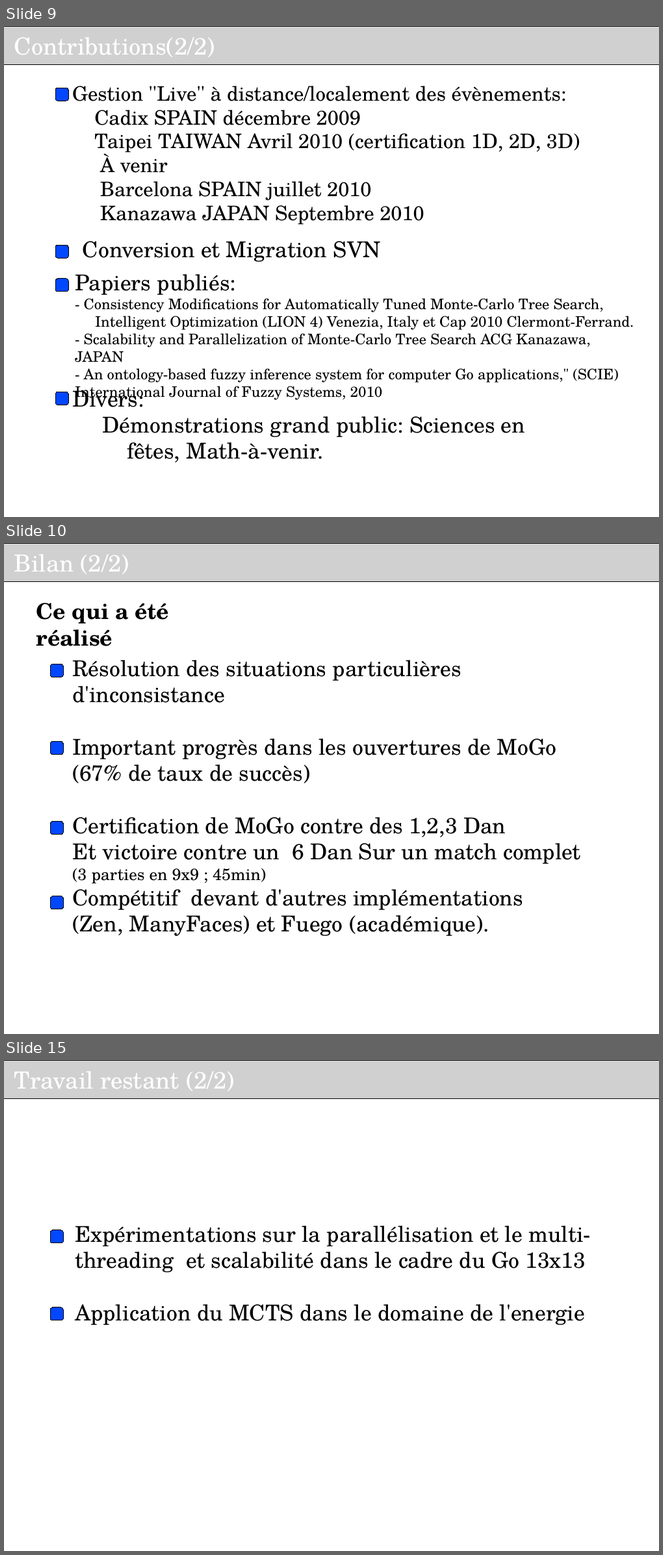
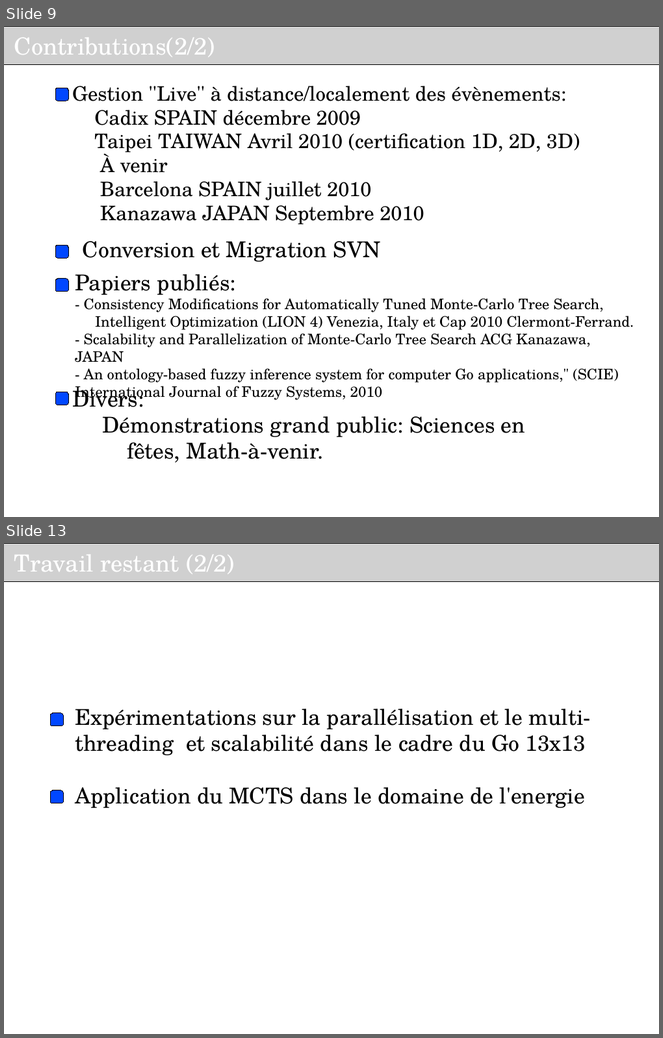
Before and after one commit to haspeleo/Android-Dev, a slide deck: MCTS/Soutenance_INRIA_V2.odp. Shown one above the other, each under a label of ours: slides 9, 10 and 15 before the commit, slides 9 and 13 after it; the slides between them are not shown. The pictures are 663x1555 and 663x1038 pixels, drawn with LibreOffice and Linux fonts; fonts in the diff are those of the drawing; grey boxes stand for pictures; background and template pictures are left out. Boxes give left, top, right and bottom in pixels: in the first picture for what was removed or moved away, otherwise in the second. Text is boxed around its words. In the diff, an @@ line names an element or a change of style, - is before the commit and + after.

```diff
--- a/MCTS/Soutenance_INRIA_V2.odp
+++ b/MCTS/Soutenance_INRIA_V2.odp
@@ slide 10 removed at [4, 543, 659, 1034], background #FFFFFF @@
@@ picture removed at [4, 543, 659, 581] @@
-Bilan (2/2)
@@ text removed at [36, 603, 169, 646] @@
-Ce qui a été réalisé
@@ rounded rectangle removed at [51, 664, 64, 678] @@
@@ text removed at [72, 660, 581, 936] @@
-Résolution des situations particulières d'inconsistance
-Important progrès dans les ouvertures de MoGo (67% de taux de succès)
-Certification de MoGo contre des 1,2,3 Dan
-Et victoire contre un 6 Dan Sur un match complet
-(3 parties en 9x9 ; 45min)
-Compétitif devant d'autres implémentations
-(Zen, ManyFaces) et Fuego (académique).
@@ rounded rectangle removed at [51, 741, 64, 755] @@
@@ rounded rectangle removed at [51, 821, 64, 835] @@
@@ rounded rectangle removed at [51, 896, 64, 909] @@
@@ what was slide 15 is now slide 13 @@
```
Also in this commit, not shown: 6 slides changed, 4 slides added, 3 other slides removed, 1 other file.
